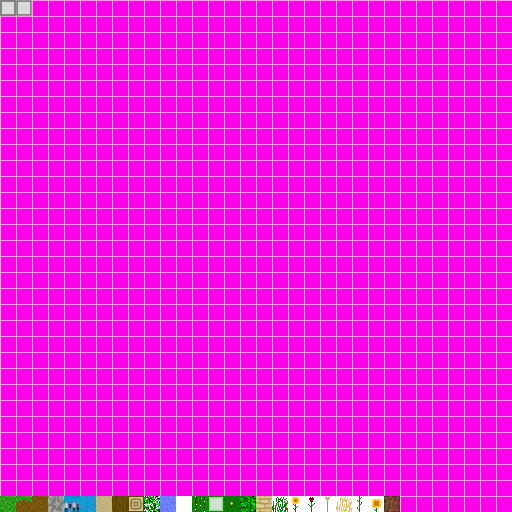
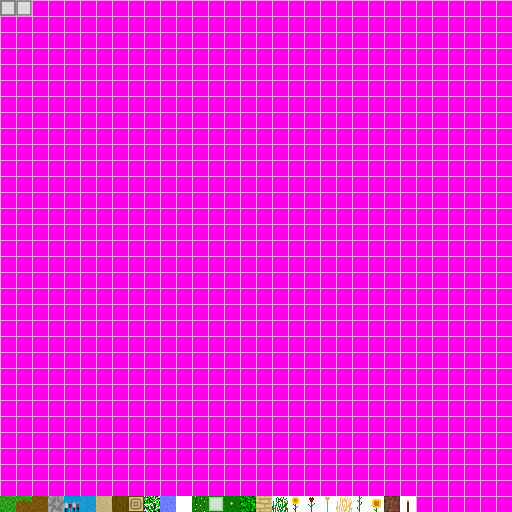
Layers edited between the first and the second 512 × 512 image:
painted on "Pasted Layer" over (400, 496, 416, 512)
